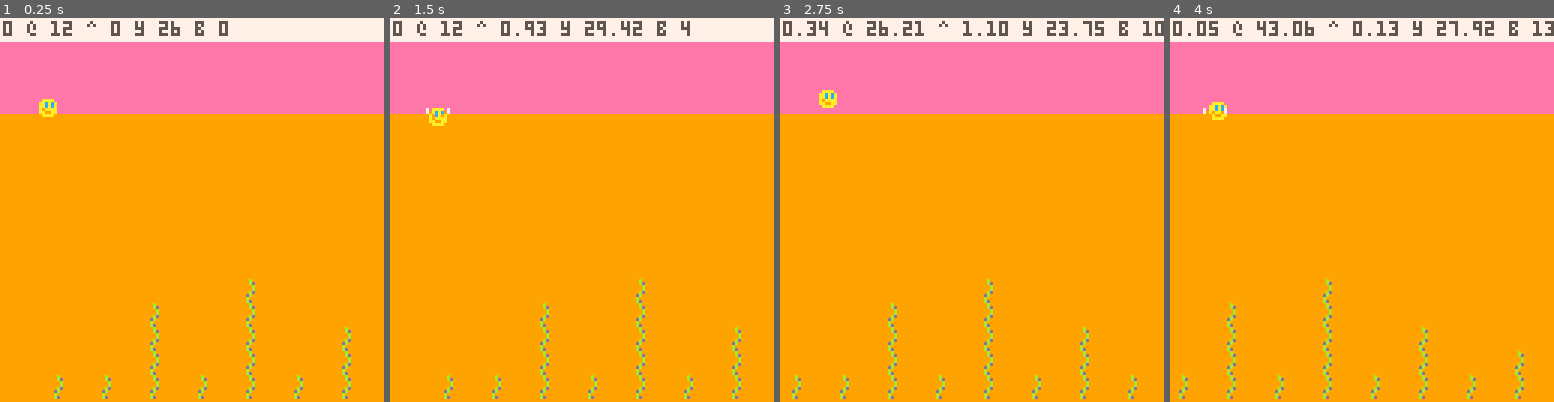
Above: before the commit, frames 1-4 (left to right).
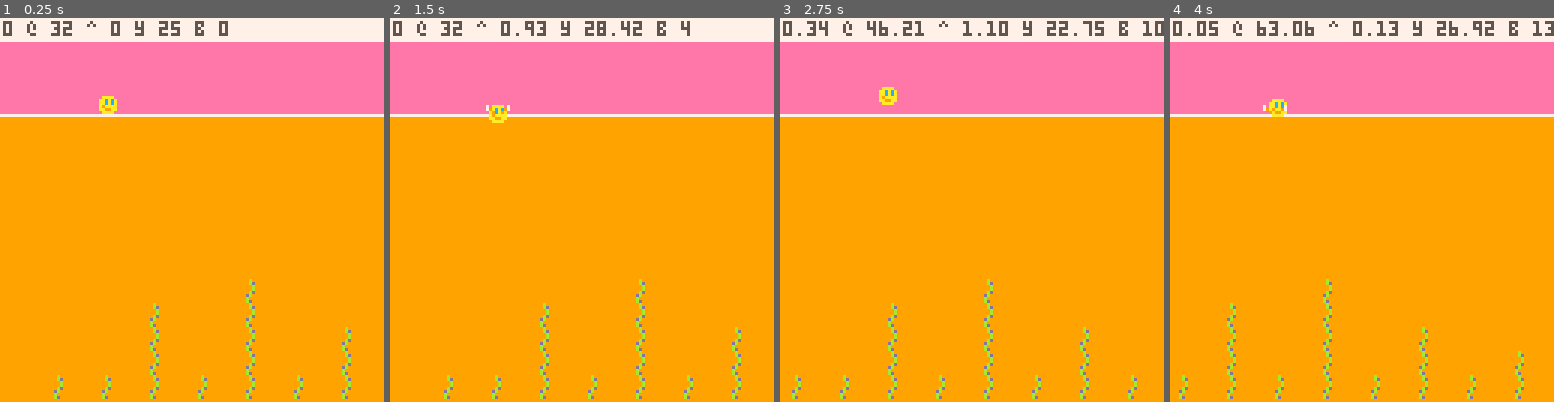
Above: after the commit, the same moments.

Repository: broquaint/pico8-carts
Game: PICO-8 cartridge eggjam18.p8
The game is run twice, just before and just after one commit, with the same random seed, the same clock (stepped at 60 frames per second) and the same inputs.
Inputs:
- Up to frame 1 (0.25 s): no input
- Up to frame 2 (1.5 s): tap X (X key) at 0.33, 1.07 s; tap O (Z key) at 0.7 s
- Up to frame 3 (2.75 s): hold Right 1.6-2.1 s; tap O (Z key) at 1.7, 2.1, 2.5 s; tap X (X key) at 1.85 s; hold Up 2.15-2.42 s; hold Right from 2.47 s (still down)
- Up to frame 4 (4 s): tap O (Z key) at 2.9, 3.3, 3.7 s; tap X (X key) at 2.97 s; release Right at 3.03 s; hold Left 3.08-3.58 s; hold Down 3.63-3.97 s

The runs differ from the first frame. In frame 1, 1.2% of the frame differs, in the area x 0-100%, y 0-26%; in frame 2, 1.2%; in frame 3, 1.2%; in frame 4, 1.2%, in the area x 0-100%, y 0-27%.

Commit message:
Make the water line a constant
Because futzing magic numbers sucks.

Diff:
--- a/eggjam18.p8
+++ b/eggjam18.p8
@@ -11,6 +11,7 @@
 -- Default state so title screen works
 g_anims = {}
 frame_count = 0
+WATER_LINE = 32
 
 function _init()
    cam = make_obj({
@@ -19,8 +20,8 @@
    })
 
    player = make_obj({
-         x = 12,
-         y = 26,
+         x = 32,
+         y = WATER_LINE-7,
          frames = 1,
          sprite = 0,
          move_dir = 0,
@@ -46,7 +47,7 @@
 function animate_splash()
    local s = make_obj({
          x = player.x,
-         y = 26,
+         y = WATER_LINE-7,
    })
    animate_obj(s, function(obj)
                   wait(30)
@@ -84,8 +85,10 @@
       player.bounces = 1
       player.prev_grav = air_grav
    end
+   -- Because we need to calculate from the base of the sprite
+   local wl = WATER_LINE-7
    if player.jumping then
-      if player.y > 26 then
+      if player.y > wl then
          if player.prev_grav == air_grav then
             animate_splash()
          end
@@ -100,7 +103,7 @@
       end
       if player.bounces >= 16 then
          player.jumping = false
-         player.y = 26
+         player.y = wl
          player.speed_y = 0
          player.bounces = 0
       end
@@ -117,6 +120,7 @@
    camera(cam.x, cam.y)
    rectfill(cam.x, cam.y,  cam.x+127, cam.y+31, pink)
    rectfill(cam.x, cam.y+32, cam.x+127, cam.y+127, orange)
+   line(cam.x, WATER_LINE, cam.x+127, WATER_LINE, white)
    spr(player.sprite, player.x, player.y)
 
    rectfill(cam.x, cam.y, cam.x+127, cam.y+7, white)
